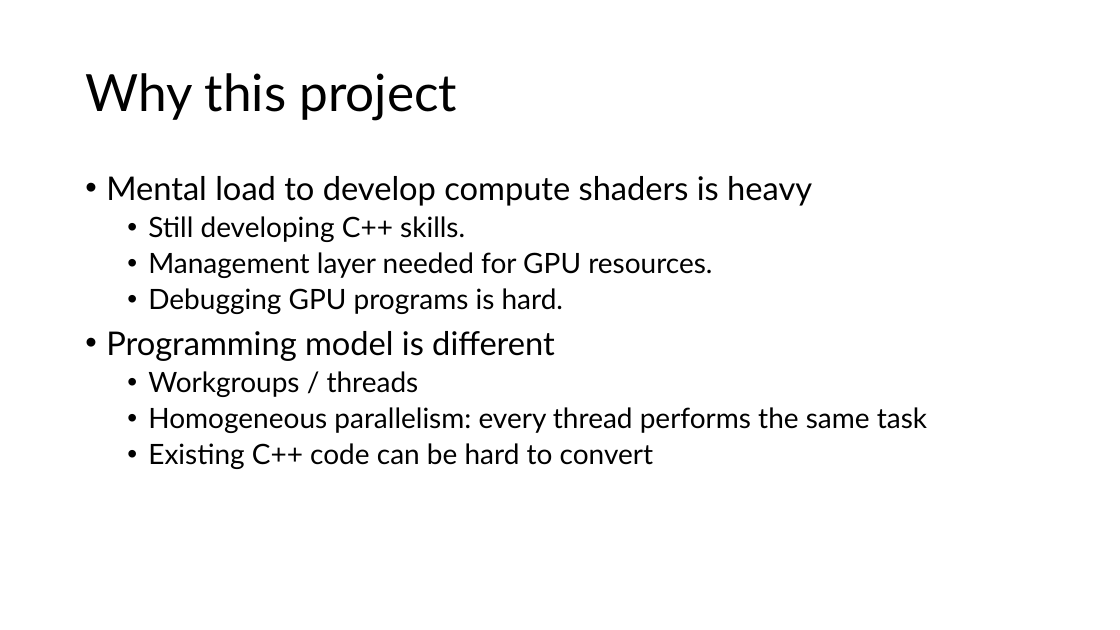
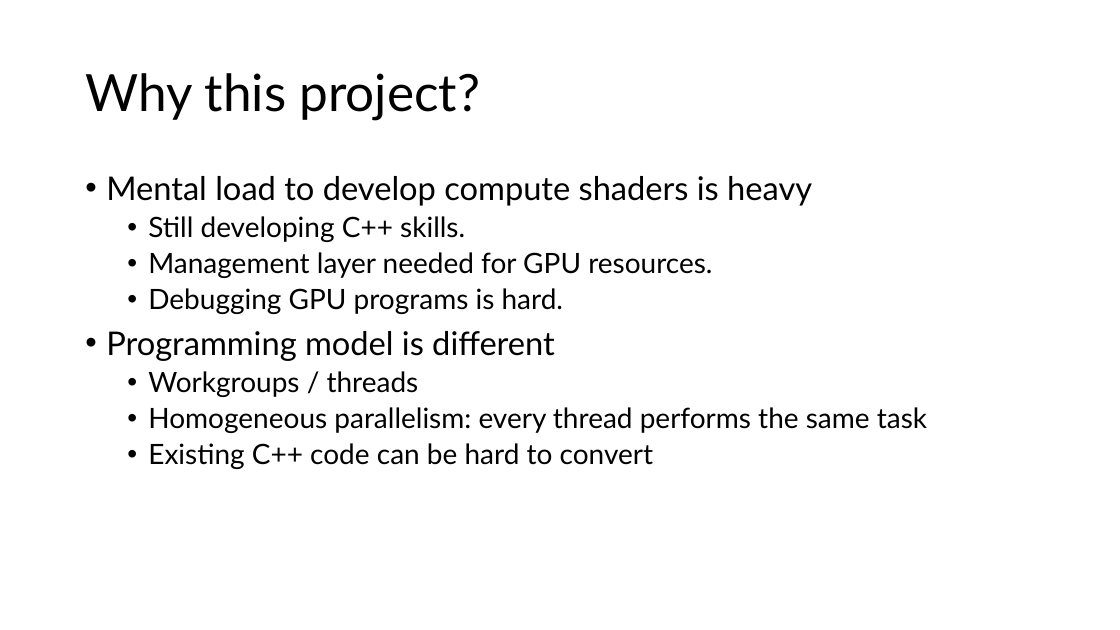
Before and after one commit to samynk/TinyCompute, a slide deck: slide 3 of Docs/presentations/cppcon2025.pptx (slide 4 before the commit). Drawn at 1120x630 pixels with LibreOffice and Linux fonts; fonts in the diff are those of the drawing. Boxes give left, top, right and bottom in pixels: in the first picture for what was removed or moved away, otherwise in the second. Text is boxed around its words. In the diff, an @@ line names an element or a change of style, - is before the commit and + after.

```diff
--- a/Docs/presentations/cppcon2025.pptx
+++ b/Docs/presentations/cppcon2025.pptx
@@ title at box(85, 73, 480, 120): text changed @@
-Why this project
+Why this project?
```
Also in this commit, not shown: 6 other slides changed, 45 slides added, 1 slide removed, 18 other files.
